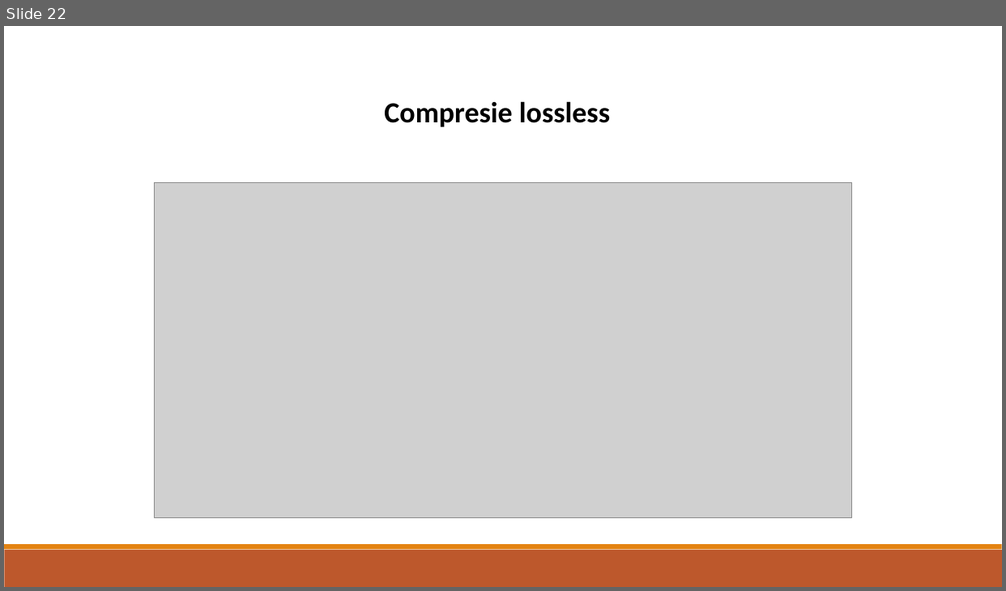
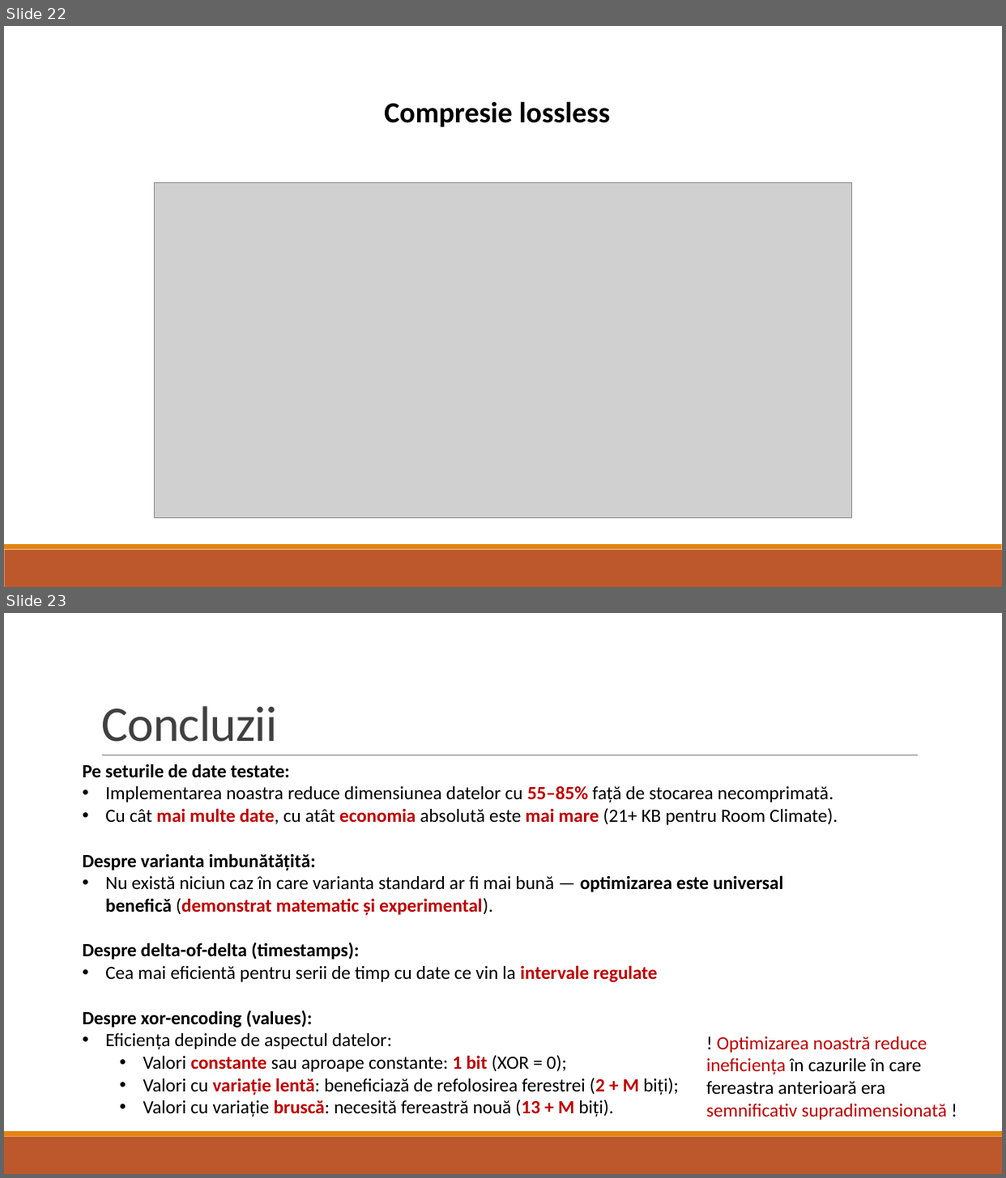
Before and after one commit to dimacul/PROIECT_PROCESAREA_SEMNALELOR, a slide deck: Eficientizarea Stocarii Datelor de Tip Serie Temporale utilizand.pptx. Shown one above the other, each under a label of ours: slide 22 before the commit, slides 22 and 23 after it. The pictures are 1006x591 and 1006x1178 pixels, drawn with LibreOffice and Linux fonts; fonts in the diff are those of the drawing; grey boxes stand for pictures. Boxes give left, top, right and bottom in pixels: in the first picture for what was removed or moved away, otherwise in the second. Text is boxed around its words. In the diff, an @@ line names an element or a change of style, - is before the commit and + after.

```diff
--- a/Eficientizarea Stocarii Datelor de Tip Serie Temporale utilizand.pptx
+++ b/Eficientizarea Stocarii Datelor de Tip Serie Temporale utilizand.pptx
@@ slide 23 added at (4, 613, 1002, 1174), background #FFFFFF; not listed: 2 template elements that a slide beside it also shows @@
@@ title added at (101, 706, 277, 742), 48 pt, text #404040 @@
+Concluzii
@@ line added from (102, 756) to (918, 756), #808080 0.5 pt @@
@@ text added at (83, 764, 837, 1117), 18 pt, text #000000 @@
+Pe seturile de date testate:
+• Implementarea noastra reduce dimensiunea datelor cu 55–85% față de stocarea necomprimată.
+• Cu cât mai multe date, cu atât economia absolută este mai mare (21+ KB pentru Room Climate).
+Despre varianta imbunătățită:
+• Nu există niciun caz în care varianta standard ar fi mai bună — optimizarea este universal benefică (demonstrat matematic și experimental).
+Despre delta-of-delta (timestamps):
+• Cea mai eficientă pentru serii de timp cu date ce vin la intervale regulate
+Despre xor-encoding (values):
+• Eficiența depinde de aspectul datelor:
+  • Valori constante sau aproape constante: 1 bit (XOR = 0);
+  • Valori cu variație lentă: beneficiază de refolosirea ferestrei (2 + M biți);
+  • Valori cu variație bruscă: necesită fereastră nouă (13 + M biți).
@@ text added at (706, 1037, 947, 1120), 18 pt, text #C00000 @@
+! Optimizarea noastră reduce ineficiența în cazurile în care fereastra anterioară era semnificativ supradimensionată !
```
Also in this commit, not shown: 1 slide changed, 2 other slides added, 2 slides removed.
